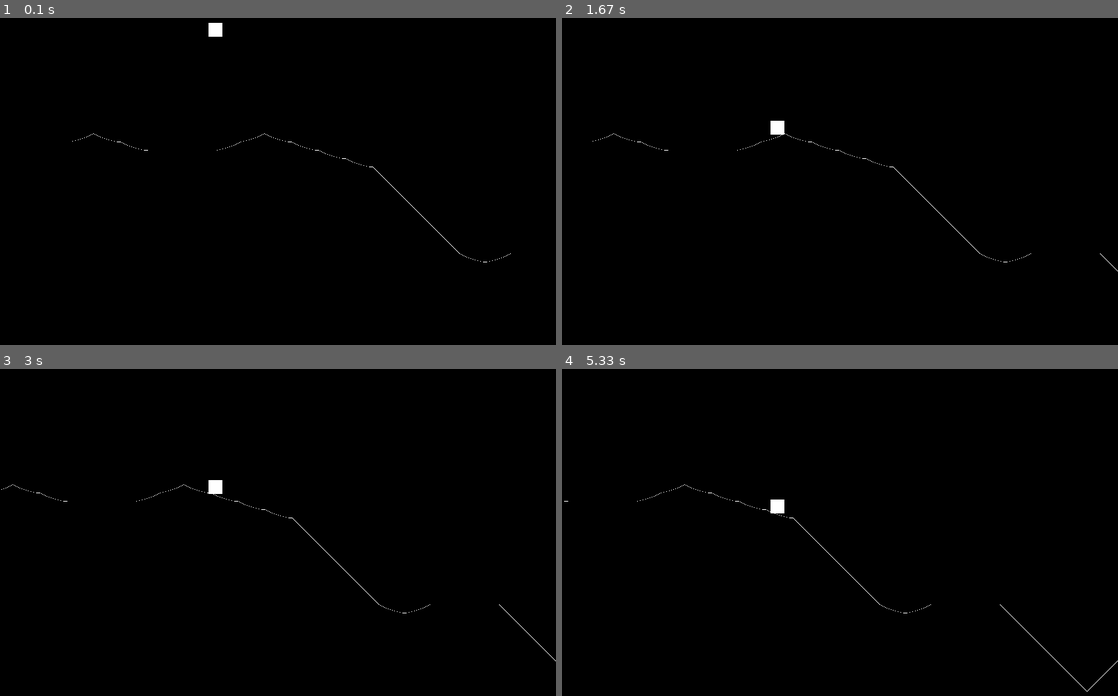
Above: before the commit, frames 1-4 (two rows, left to right).
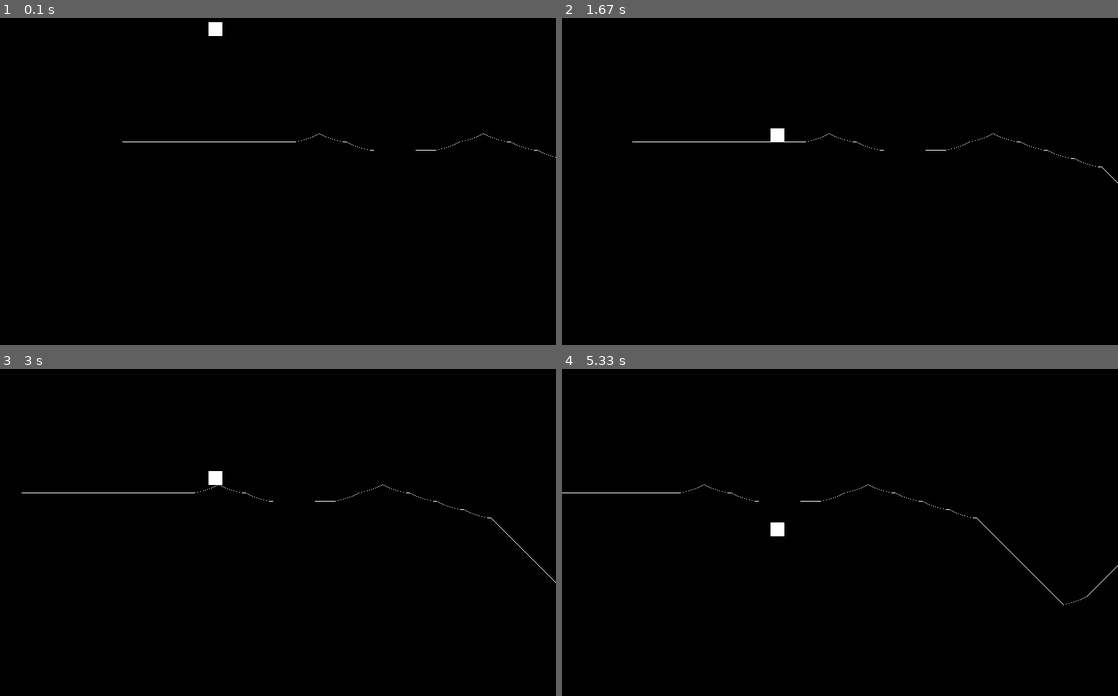
Above: after the commit, the same moments.

Repository: devsalmon/Pygame-Project
Game: pygame game, started from Rider.py
The game is run twice, just before and just after one commit, with the same random seed, the same clock (stepped at 60 frames per second) and the same inputs.
Inputs:
- Up to frame 1 (0.1 s): no input
- Up to frame 2 (1.67 s): tap Space at 0.33, 0.73, 1.03, 1.23, 1.57 s
- Up to frame 3 (3 s): tap Space at 1.87, 2.07, 2.37, 2.63, 2.97 s
- Up to frame 4 (5.33 s): tap Space at 3.27, 3.4, 3.8, 4.1, 4.47, 4.87, 5.17 s

The runs differ from the first frame. In frame 1, 0.2% of the frame differs, in the area x 13-100%, y 1-75%; in frame 2, 0.3%; in frame 3, 0.4%; in frame 4, 0.5%, in the area x 0-100%, y 35-99%.

Commit message:
Improved gravity with acceleration downwards

Diff:
--- a/Classes.py
+++ b/Classes.py
@@ -17,8 +17,9 @@
         self.rect = self.image.get_rect()
         self.rect.x = 300
         self.rect.y = 20
-        self.v_gravity = 1
+        self.v_gravity = 0
         self.h_speed = 0
+        self.running = True
 
     def update(self):
         self.rect.x = self.rect.x + self.h_speed
@@ -26,8 +27,9 @@
         self.rect.y = (self.rect.y + self.v_gravity)
         #Reset position of Player once off the screen
         if self.rect.y >= size[1]:
-            self.rect.x = 300
-            self.rect.y = 20
+            self.running = False
+            #self.rect.x = 300
+            #self.rect.y = 20
             #pygame.quit()
     #End Method
 
--- a/Rider.py
+++ b/Rider.py
@@ -4,12 +4,6 @@
 from pygame.math import Vector2
 from Classes import *
 from Settings import *
-
-def rampbottom_curve():
-    self.my_Path = Path(self.my_Path.rect.x + self.my_Path.rect.width, self.my_Path.rect.y - 1)
-    #pygame.draw.arc(screen, WHITE ,[88,145,61,25], 30,30,10)
-    #cause im barely gonna be able to see u if anything and cause of maria.
-
 
 class Game(pygame.sprite.Sprite):
 
@@ -22,12 +16,22 @@
         self.collision = False
         self.clock = pygame.time.Clock()
         self.running = True
+        self.t = 0
+        self.flying = True
+        self.t2 = 0
 
     def play_Smusic(self):
         song_queue = ["TheFatRat - Unity.mp3", "The Cranberries - Zombie (Lost Sky Remix).mp3",
                            "Monody.mp3", "LAY LAY.mp3", "Xenogenesis.mp3"]
-        pygame.mixer.music.load(song_queue[random.randrange(0, len(song_queue))])
+        pygame.mixer.music.load(random.choice(song_queue))
         pygame.mixer.music.play()
+        #pygame.mixer.music.set_volume(0.0)
+
+    def straightPath(self):
+        for count in range(250):
+            self.my_Path = Path(self.my_Path.rect.x + self.my_Path.width, self.my_Path.rect.y)
+            self.path_group.add(self.my_Path)
+            self.all_sprites_group.add(self.my_Path)
 
     def manualCurve1(self):
         for count in range(5):
@@ -64,9 +68,11 @@
          #   my_Path = Path(my_Path.rect.x + my_Path.rect.width, my_Path.rect.y - 1)
 
     def pathGap1(self):
-        self.my_Path = Path(self.my_Path.rect.x + 100, self.my_Path.rect.y)
-        self.path_group.add(self.my_Path)
-        self.all_sprites_group.add(self.my_Path)
+        self.my_Path = Path(self.my_Path.rect.x + 60, self.my_Path.rect.y)
+        for count in range(30):
+            self.my_Path = Path(self.my_Path.rect.x + self.my_Path.width, self.my_Path.rect.y)
+            self.path_group.add(self.my_Path)
+            self.all_sprites_group.add(self.my_Path)
 
     def downRamp(self):
         #after certain x value. harder path functions start.
@@ -86,9 +92,12 @@
             self.all_sprites_group.add(self.my_Path)
 
     def createPath_d(self):
-        paths = [Game.pathGap1, Game.manualCurve1, Game.manualCurve2, Game.downRamp]
-        #(random.choice)
-        random.choice(paths)(self)
+        paths = [self.pathGap1, self.manualCurve1, self.manualCurve2, self.downRamp]
+        random.choice(paths)()
+
+    def createPath_u(self):
+        paths = [self.pathGap1, self.manualCurve1, self.manualCurve2, self.upRamp]
+        random.choice(paths)()
 
 #Nextcount
 
@@ -96,7 +105,10 @@
     def new_game(self):
 
         #pygame.draw.arc(screen, WHITE,[80,80,80,80], 0.5, 0.5, 10)
-        Game.play_Smusic(self)
+        self.play_Smusic()
+
+        self.t = 0
+        self.t2 = 0
 
         # Create a sprite group of all sprites
         self.all_sprites_group = pygame.sprite.Group()
@@ -107,13 +119,13 @@
         self.my_Player = Player()
         self.all_sprites_group.add(self.my_Player)
 
-        self.my_Path = Path(100, 200)
+        self.my_Path = Path(175, 200)
         self.path_group.add(self.my_Path)
         self.all_sprites_group.add(self.my_Player)
 
         # SPAWN RAMP
-
-        for count in range(80):
+        self.straightPath()
+        for count in range(200):
 
             if self.my_Path.rect.y <= 200:
                 self.turnDown = True
@@ -123,11 +135,8 @@
              #   self.bottomRamp1 = True
               #  self.turnDown = False
                # self.turnUp = False
-            elif self.my_Path.rect.y >= 400:
-                #self.my_Path = Path(self.my_Path.rect.x + self.my_Path.rect.width + 100, self.my_Path.rect.y)
+            elif self.my_Path.rect.y >= 350:
                 #self.bottomRamp1 = False
-                #self.my_Path = Path(self.my_Path.rect.x + self.my_Path.rect.width + 100, self.my_Path.rect.y)
-                #self.my_Path = Path(self.my_Path.rect.x + self.my_Path.rect.width, self.my_Path.rect.y + 1)
                 #pygame.draw.arc(screen, WHITE ,[88,145,61,25], 0.5,0.5, 10)
                 self.turnDown = False
                 self.turnUp = True
@@ -142,12 +151,12 @@
             if self.turnUp == True:
                 #Makes ramp go up
                 #for i in range(100):
-                Game.upRamp(self)
+                self.createPath_u()
             elif self.turnDown == True:
                 #Makes ramp go down
                 #for i in range(100):
                 #Game.downRamp(self)
-                Game.createPath_d(self)
+                self.createPath_d()
             #elif self.bottomRamp1 == True:
                 #Game.manualCurve(self)
 
@@ -173,17 +182,56 @@
         # Path and player collisions
         player_path_collision_group = pygame.sprite.spritecollide(self.my_Player, self.path_group, False)
         if player_path_collision_group:
+            self.flying = False
             collision = True
             self.my_Player.player_set_v_gravity(0)
         else:
             collision = False
+            self.flying = True
 
         if collision == True:
             for foo in player_path_collision_group:
                 self.my_Player.rect.bottom = foo.rect.bottom #This method works. PLayers bottom right tho must be touching so it can move up if it is moved forwards.
         else:
-            self.my_Player.player_set_v_gravity(2)
-
+            self.my_Player.player_set_v_gravity(1)
+
+        #Gravity Power
+
+        if self.flying == True:
+            self.t += (1/60)
+            if self.t >= 0 and self.t < 0.5:
+                self.my_Player.v_gravity = 2
+            elif self.t >= 0.5 and self.t < 1:
+                self.my_Player.v_gravity = 3
+            elif self.t >= 1 and self.t < 1.5:
+                self.my_Player.v_gravity = 4
+            elif self.t >= 1.5 and self.t < 2:
+                self.my_Player.v_gravity = 5
+            elif self.t >= 2 and self.t < 2.5:
+                self.my_Player.v_gravity = 6
+            elif self.t >= 2.5 and self.t < 3:
+                self.my_Player.v_gravity = 7
+            elif self.t >= 3 and self.t < 3.5:
+                self.my_Player.v_gravity = 8
+            elif self.t >= 3.5 and self.t < 4:
+                self.my_Player.v_gravity = 9
+        elif self.flying == False:
+            self.t = 0
+
+        self.t2 += (1/60)
+        if self.t2 == 0:
+            prev_y_speed = self.my_Player.rect.y
+        elif self.t2 == 1:
+            current_y_speed = self.my_Player.rect.y
+            print(prev_y_speed, current_y_speed)
+
+        #print(self.t)
+        #print(self.t) v = u + at
+
+        #ENDS GAME
+        if self.my_Player.running == False:
+            #self.running = False
+            self.playing = False
 
     def events(self):
 
@@ -195,7 +243,7 @@
             elif event.type == pygame.KEYDOWN: # - A key is down
                 if event.key == pygame.K_SPACE: # - If the space key pressed
                     for foo in self.path_group:
-                        foo.scroll(4)
+                        foo.scroll(5)
             elif event.type == pygame.KEYUP: # - A key released
                 if event.key == pygame.K_SPACE:
                     for foo in self.path_group:
